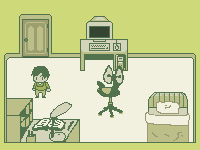
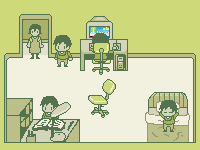
Layers edited between the first and the second 200px x 150px image:
added layer "Mother" above "ChairPlaying" over left=26, top=24, right=44, bottom=59
added layer "ChairPlaying" above "PlayerPlaying" over left=92, top=42, right=111, bottom=75
added layer "PlayerPlaying" above "Desk" over left=90, top=33, right=117, bottom=62
moved "Desk" above "PlayerStudying", painted on it over left=40, top=98, right=72, bottom=139
added layer "PlayerStudying" above "PlayerNapping" over left=40, top=96, right=60, bottom=119
added layer "PlayerNapping" above "Player" over left=158, top=100, right=179, bottom=132
painted on "Player" over left=31, top=35, right=73, bottom=98
removed layer "ComputerChair" over left=97, top=65, right=124, bottom=118
added layer "Chair" above "GameMonitor" over left=88, top=79, right=116, bottom=118
added layer "GameMonitor" above "Computer" over left=90, top=27, right=109, bottom=37
painted on "Computer" over left=90, top=44, right=120, bottom=50
hid "Door" over left=23, top=20, right=48, bottom=58
painted on "Bed" over left=158, top=113, right=179, bottom=132
painted on "Room" over left=23, top=20, right=48, bottom=55
painted on "Layer 1" over left=23, top=20, right=179, bottom=139
